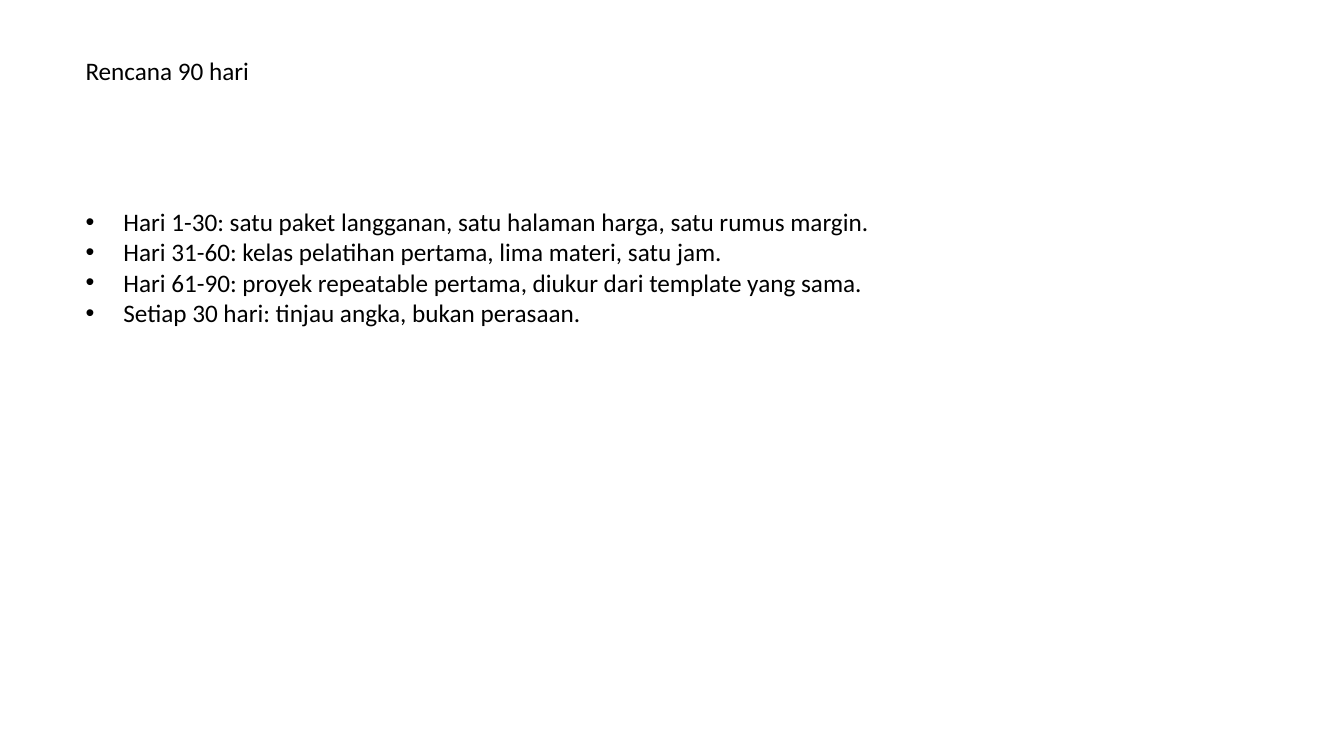
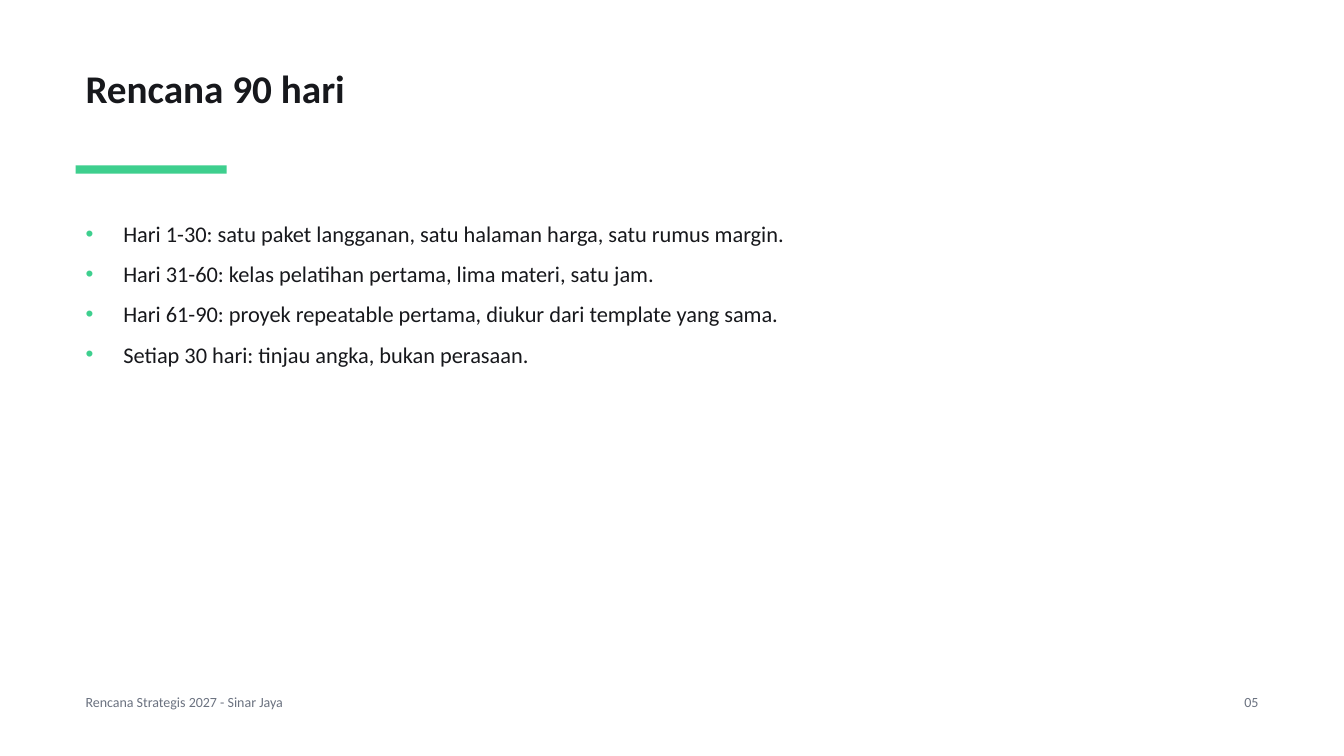
Before and after one commit to afnannuzulasugihartono/opera-agent, a slide deck: slide 5 of landing/contoh/rencana-strategis-2027.pptx (slide 4 before the commit). Drawn at 1344x756 pixels with LibreOffice and Linux fonts; fonts in the diff are those of the drawing. Boxes give left, top, right and bottom in pixels: in the first picture for what was removed or moved away, otherwise in the second. Text is boxed around its words. In the diff, an @@ line names an element or a change of style, - is before the commit and + after.

Commit message:
feat: give the office files a house style
The workbook, the deck and the paper were dumps of cells and bullets. The site hands them to a visitor as proof of work, so they now read as documents: a titled sheet with a marked header, a frozen row and a money column wide enough to show the money; a deck that opens on a cover and holds its checked figure in a card; a paper with a rule under the title, padded tables and a page footer. One palette file holds the colours, so the three formats cannot drift apart. The money now reads the Indonesian way, which also ends the hash the too-narrow money column used to print.

The four sample artifacts are rebuilt, so the bytes a visitor downloads are the bytes this writer makes.

```diff
--- a/landing/contoh/rencana-strategis-2027.pptx
+++ b/landing/contoh/rencana-strategis-2027.pptx
@@ text "Rencana 90 hari" at [86, 75, 345, 104]: size 18 to 28 pt, text colour #000000 to #17181C, bold on; line spacing 1 to 1.2 @@
@@ rectangle added at [76, 165, 227, 173], fill #3ECF8E @@
@@ text "Hari 1-30: satu paket langganan, ..." at [123, 226, 784, 367]: size 18 to 16 pt, text colour #000000 to #17181C; line spacing 1 to 1.5 @@
@@ text added at [86, 697, 283, 710], 10 pt, text #6B7280 @@
+Rencana Strategis 2027 - Sinar Jaya
@@ text added at [1244, 698, 1258, 707], 10 pt, text #6B7280 @@
+05
```
Also in this commit, not shown: 3 other slides changed, 1 slide added, 15 other files.
